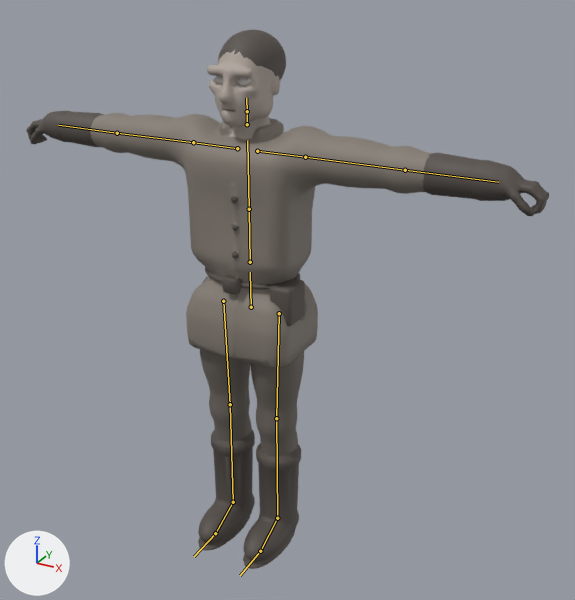
Renders of the FBX model Assets/Resources/Bodies/Living.fbx from each side of a commit.
The view is the same before and after, from a 50 mm lens placed at (0.712, -1.154, 1.118), pointed at (0.072, 0.011, 0.536). The lights are fixed; the arrows at lower left show +X, +Y and +Z. The older version comes first. The bones that change, and the others that lie on the model, are drawn over the model as lines.

Names of what the first picture shows: 'LivingMesh'.
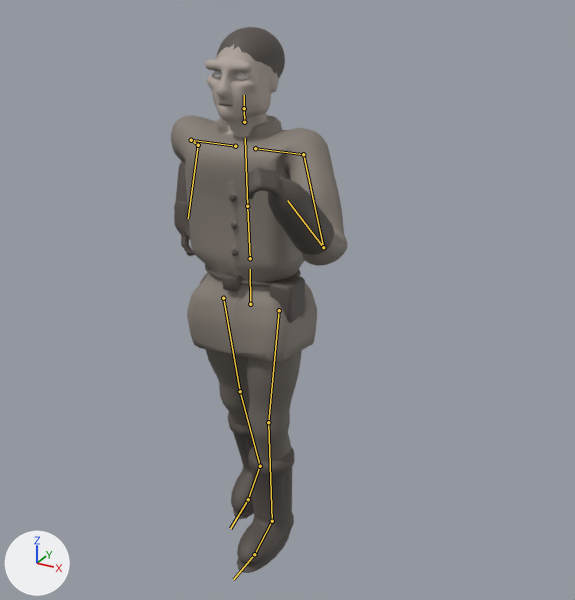
The newer file adds an action. The first version stands in its rest pose; the second is drawn at frame 6 of the action 'Living|Challenge'.

The edits, one by one:
Bone 'Hips' (bone_hips) moves from (0.0, 0.0, 0.0) to (0.0, 0.006, 0.0).
Bone 'Spine' (bone_spine) turns from (0, 0, 0) to (2, 0, 0) degrees about its own x, y and z.
Bone 'Neck' (bone_neck) turns from (0, 0, 0) to (-2, 0, 0) degrees about its own x, y and z.
Bone 'Head' (bone_head) turns from (0, 0, 0) to (-4, 0, 0) degrees about its own x, y and z.
Bone 'LeftUpperArm' (bone_leftupperarm) turns from (0, 0, 0) to (-60, -42, 0) degrees about its own x, y and z.
Bone 'LeftLowerArm' (bone_leftlowerarm) turns from (0, 0, 0) to (0, 0, -95) degrees about its own x, y and z.
Bone 'RightUpperArm' (bone_rightupperarm) turns from (0, 0, 0) to (-60, -70, 0) degrees about its own x, y and z.
Bone 'RightLowerArm' (bone_rightlowerarm) turns from (0, 0, 0) to (0, 0, 95) degrees about its own x, y and z.
Bone 'LeftUpperLeg' (bone_leftupperleg) turns from (0, 0, 0) to (-8, 0, 0) degrees about its own x, y and z.
Bone 'LeftLowerLeg' (bone_leftlowerleg) turns from (0, 0, 0) to (10, 0, 0) degrees about its own x, y and z.
Bone 'LeftFoot' (bone_leftfoot) turns from (0, 0, 0) to (-2, 0, 0) degrees about its own x, y and z.
Bone 'RightUpperLeg' (bone_rightupperleg) turns from (0, 0, 0) to (10, 0, 0) degrees about its own x, y and z.
Bone 'RightLowerLeg' (bone_rightlowerleg) turns from (0, 0, 0) to (8, 0, 0) degrees about its own x, y and z.

Where the change shows, as pixel boxes (x1, y1, x2, y2) in the pictures (575 x 600 px):
'LivingMesh', posed (66% narrower)
    before: (26, 30, 549, 569)
    after: (171, 27, 347, 573)
bone 'Hips', root to tip
    before: (251, 307) to (250, 272)
    after: (250, 304) to (250, 269)
bone 'Spine', root to tip
    before: (250, 262) to (249, 209)
    after: (250, 258) to (247, 206)
bone 'Neck', root to tip
    before: (247, 124) to (247, 111)
    after: (244, 122) to (244, 108)
bone 'Head', root to tip
    before: (247, 111) to (246, 98)
    after: (244, 108) to (244, 95)
bone 'LeftUpperArm', root to tip
    before: (305, 157) to (405, 170)
    after: (303, 154) to (323, 247)
bone 'LeftLowerArm', root to tip
    before: (405, 170) to (498, 182)
    after: (323, 247) to (287, 200)
bone 'RightUpperArm', root to tip
    before: (193, 142) to (117, 133)
    after: (191, 140) to (198, 145)
bone 'RightLowerArm', root to tip
    before: (117, 133) to (58, 125)
    after: (198, 145) to (188, 218)
bone 'LeftUpperLeg', root to tip
    before: (279, 313) to (276, 418)
    after: (279, 310) to (268, 422)
bone 'LeftLowerLeg', root to tip
    before: (276, 418) to (277, 518)
    after: (268, 422) to (272, 521)
bone 'LeftFoot', root to tip
    before: (277, 518) to (260, 551)
    after: (272, 521) to (254, 554)
bone 'RightUpperLeg', root to tip
    before: (223, 301) to (230, 404)
    after: (223, 298) to (240, 391)
bone 'RightLowerLeg', root to tip
    before: (230, 404) to (233, 502)
    after: (240, 391) to (260, 466)
